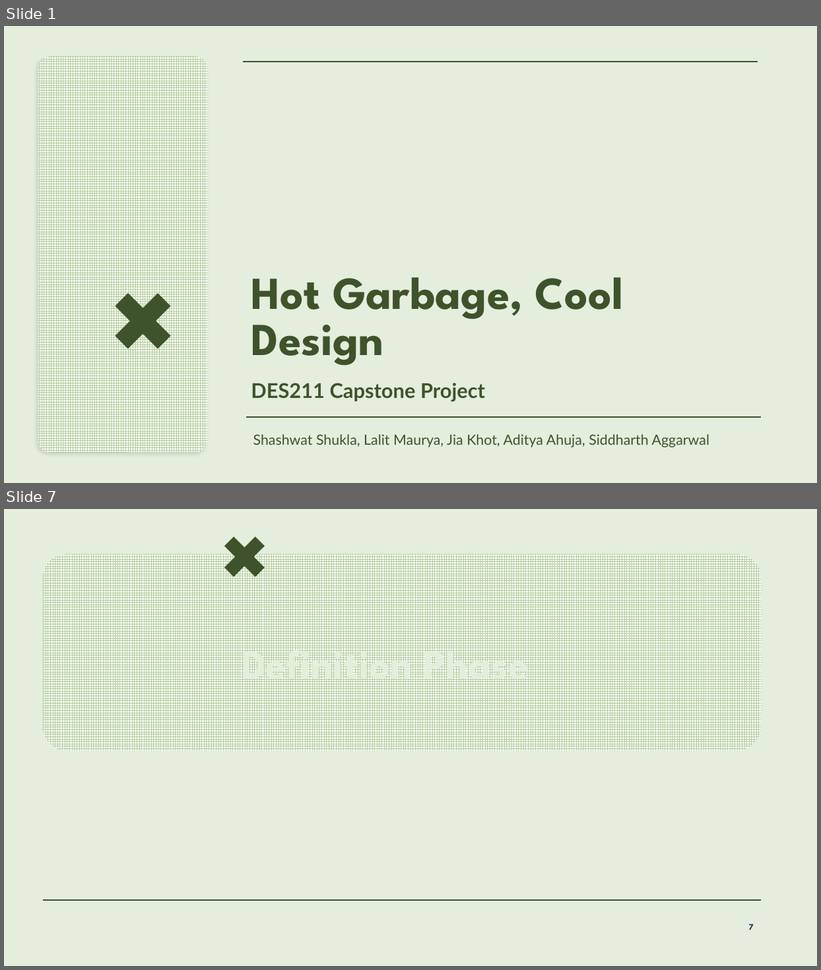
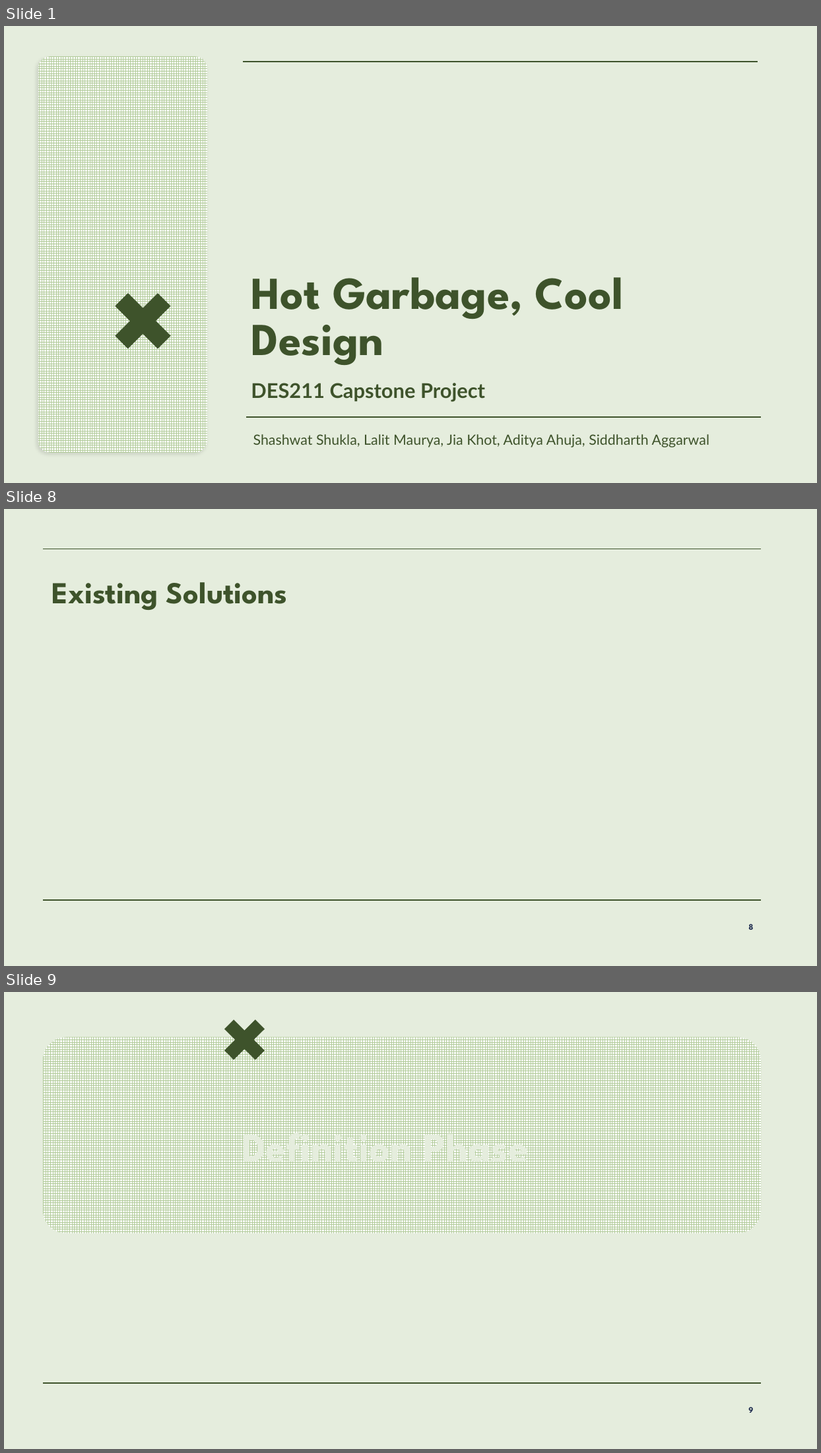
Before and after one commit to lalitm1004/DES211-CCD, a slide deck: presentation.pptx. Shown one above the other, each under a label of ours: slides 1 and 7 before the commit, slides 1, 8 and 9 after it; the slides between them are not shown. The pictures are 821x970 and 821x1453 pixels, drawn with LibreOffice and Linux fonts; fonts in the diff are those of the drawing; background and template pictures are left out. Boxes give left, top, right and bottom in pixels: in the first picture for what was removed or moved away, otherwise in the second. Text is boxed around its words. In the diff, an @@ line names an element or a change of style, - is before the commit and + after.

```diff
--- a/presentation.pptx
+++ b/presentation.pptx
@@ slide 8 added at bbox=[4, 509, 817, 966], background #E5EDDD; not listed: 1 template element that a slide beside it also shows @@
@@ line added from (43, 549) to (761, 549), #3E532A 1 pt @@
@@ title added at bbox=[52, 582, 288, 610], 36 pt, text none, bold @@
+Existing Solutions
@@ page number added at bbox=[748, 924, 753, 930], 10 pt, text #222F51, bold @@
+8
@@ what was slide 7 is now slide 9 @@
@@ page number at bbox=[748, 1407, 753, 1413]: text changed @@
-7
+9
```
Also in this commit, not shown: 2 slides changed, 4 other slides added, 3 slides removed.
